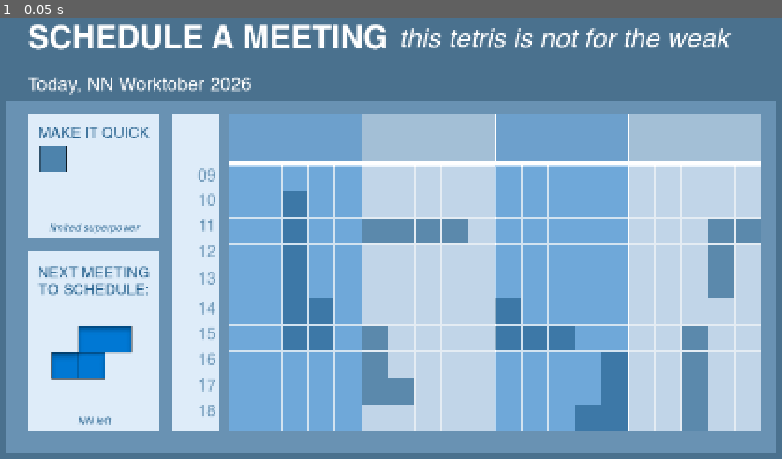
Above: before the commit, frame 1.
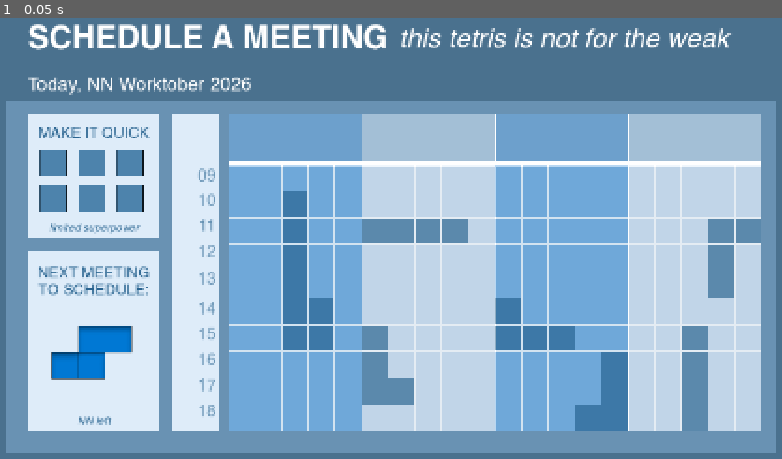
Above: after the commit, the same moment.

Repository: grkovalev/office-game
Game: Godot game, scene res://calendartetris.tscn
Two runs of this game, one before a commit and one after it. Both use one fixed random seed, a clock stepped at 60 frames per second and the inputs below. This scene is started directly instead of the project's main scene.
Inputs:
- Up to frame 1 (0.05 s): no input

The runs differ from the first frame. In frame 1, 1.1% of the frame differs, in the area x 4-19%, y 29-44%.

Commit message:
added quickshapes to the scene

Diff:
--- a/calendartetris.tscn
+++ b/calendartetris.tscn
@@ -308,10 +308,53 @@
 [node name="spawn_slot_0" type="Node2D" parent="tetromino_lib" unique_id=1397780773]
 position = Vector2(200, 728)
 
-[node name="quickshape" type="Node2D" parent="." unique_id=1553301594]
-position = Vector2(128, 365)
-
-[node name="qshape_img" type="Sprite2D" parent="quickshape" unique_id=1530743556]
+[node name="quickshapepack" type="Node2D" parent="." unique_id=1875822199]
+position = Vector2(-8, 8)
+
+[node name="quickshape" type="Node2D" parent="quickshapepack" unique_id=1553301594]
+position = Vector2(136, 365)
+
+[node name="qshape_img" type="Sprite2D" parent="quickshapepack/quickshape" unique_id=1530743556]
+texture = ExtResource("13_yv368")
+region_enabled = true
+region_rect = Rect2(0, 0, 51, 51)
+
+[node name="quickshape2" type="Node2D" parent="quickshapepack" unique_id=669114111]
+position = Vector2(208, 365)
+
+[node name="qshape_img" type="Sprite2D" parent="quickshapepack/quickshape2" unique_id=630627697]
+texture = ExtResource("13_yv368")
+region_enabled = true
+region_rect = Rect2(0, 0, 51, 51)
+
+[node name="quickshape3" type="Node2D" parent="quickshapepack" unique_id=1479706139]
+position = Vector2(280, 365)
+
+[node name="qshape_img" type="Sprite2D" parent="quickshapepack/quickshape3" unique_id=1650103411]
+texture = ExtResource("13_yv368")
+region_enabled = true
+region_rect = Rect2(0, 0, 51, 51)
+
+[node name="quickshape4" type="Node2D" parent="quickshapepack" unique_id=1553664117]
+position = Vector2(136, 432)
+
+[node name="qshape_img" type="Sprite2D" parent="quickshapepack/quickshape4" unique_id=644815235]
+texture = ExtResource("13_yv368")
+region_enabled = true
+region_rect = Rect2(0, 0, 51, 51)
+
+[node name="quickshape5" type="Node2D" parent="quickshapepack" unique_id=71561657]
+position = Vector2(208, 432)
+
+[node name="qshape_img" type="Sprite2D" parent="quickshapepack/quickshape5" unique_id=1250192509]
+texture = ExtResource("13_yv368")
+region_enabled = true
+region_rect = Rect2(0, 0, 51, 51)
+
+[node name="quickshape6" type="Node2D" parent="quickshapepack" unique_id=448891436]
+position = Vector2(280, 432)
+
+[node name="qshape_img" type="Sprite2D" parent="quickshapepack/quickshape6" unique_id=1233438144]
 texture = ExtResource("13_yv368")
 region_enabled = true
 region_rect = Rect2(0, 0, 51, 51)
